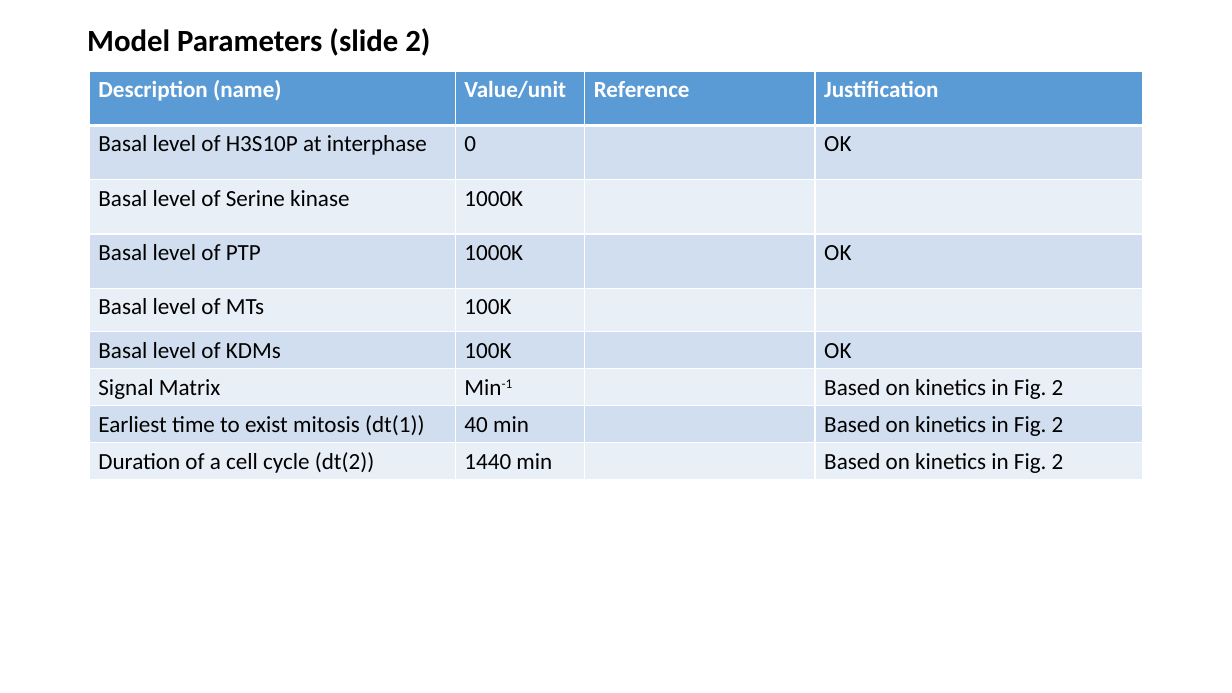
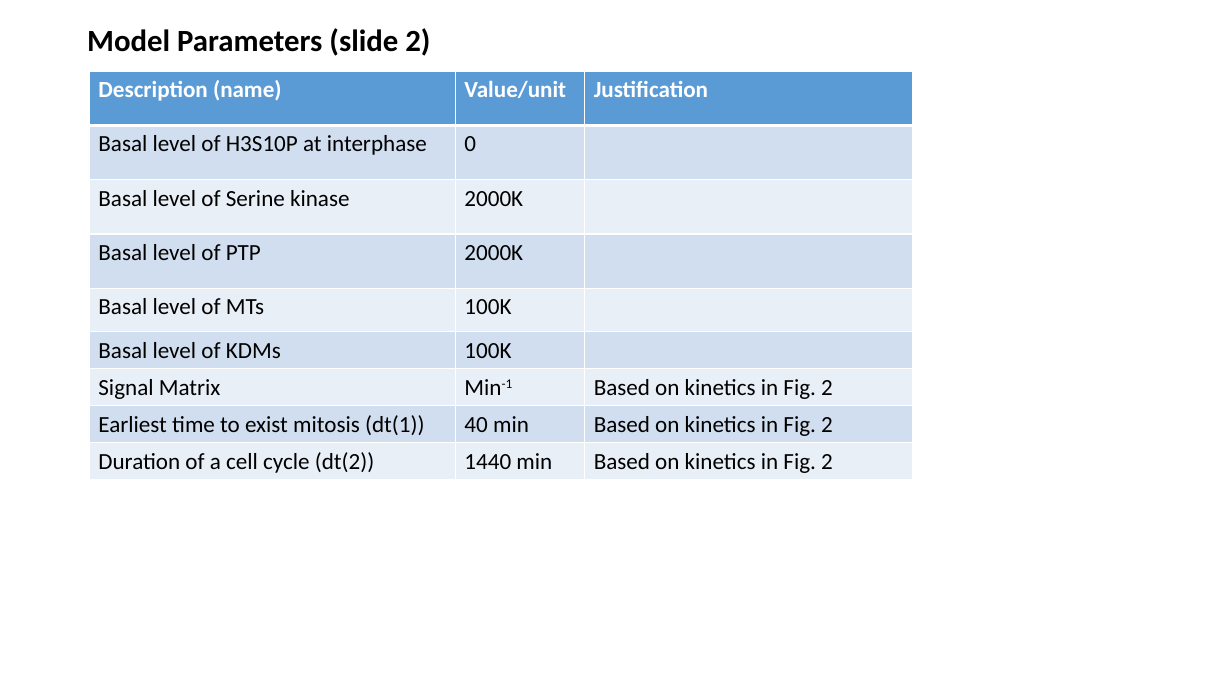
Before and after one commit to lu6007/fluocell, a slide deck: slide 5 of app/model/result_0211_2017.pptx. Drawn at 1232x693 pixels with LibreOffice and Linux fonts; fonts in the diff are those of the drawing. Boxes give left, top, right and bottom in pixels: in the first picture for what was removed or moved away, otherwise in the second. Text is boxed around its words. In the diff, an @@ line names an element or a change of style, - is before the commit and + after.

```diff
--- a/app/model/result_0211_2017.pptx
+++ b/app/model/result_0211_2017.pptx
@@ table at <box>90,71,913,480</box> @@
-column 2: Value/unit | 0 | 1000K | 1000K | 100K | 100K | Min-1 | 40 min | 1440 min
-column 3: Reference |  |  |  |  |  |  |  | 
-column 4: Justification | OK |  | OK |  | OK | Based on kinetics in Fig. 2 | Based on kinetics in Fig. 2 | Based on kinetics in Fig. 2
+column 2: Value/unit | 0 | 2000K | 2000K | 100K | 100K | Min-1 | 40 min | 1440 min
+column 3: Justification |  |  |  |  |  | Based on kinetics in Fig. 2 | Based on kinetics in Fig. 2 | Based on kinetics in Fig. 2
@@ table: place and size @@
-table at <box>90,71,1143,480</box>
+table at <box>90,71,913,480</box>
```
Also in this commit, not shown: 8 other slides changed, 1 slide added, 3 other files.
